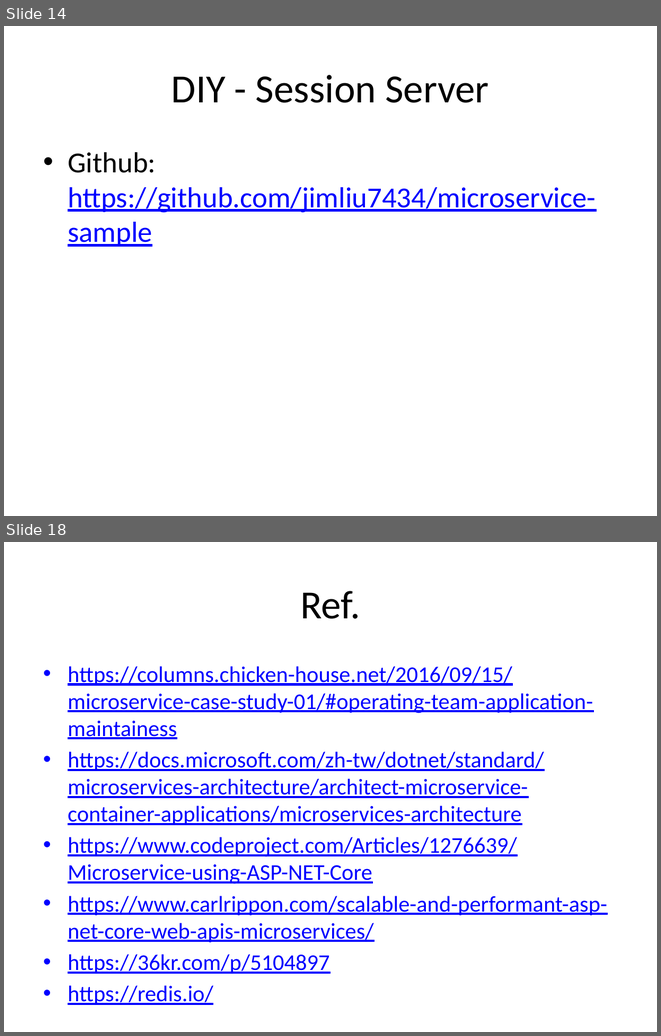
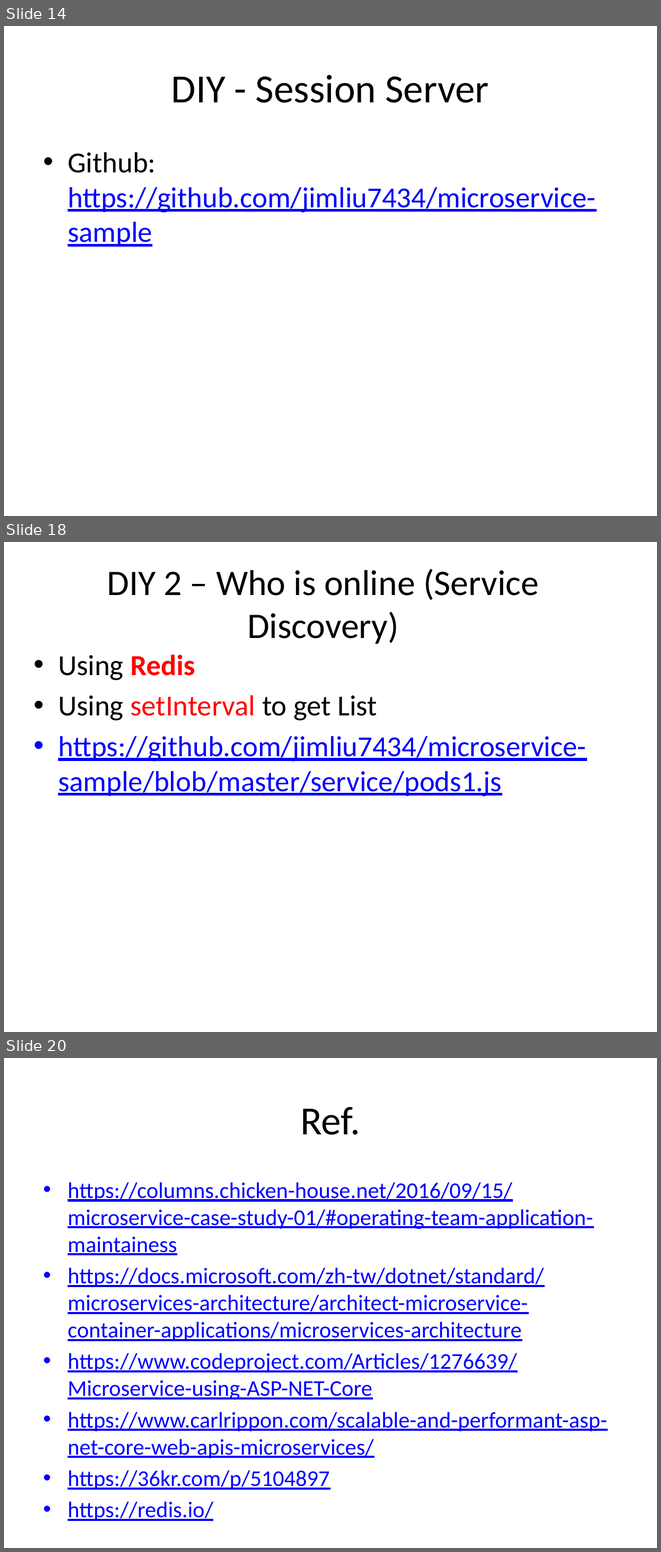
Before and after one commit to jimliu7434/microservice-sample, a slide deck: Microservice.pptx. Shown one above the other, each under a label of ours: slides 14 and 18 before the commit, slides 14, 18 and 20 after it; the slides between them are not shown. The pictures are 661x1036 and 661x1552 pixels, drawn with LibreOffice and Linux fonts; fonts in the diff are those of the drawing. Boxes give left, top, right and bottom in pixels: in the first picture for what was removed or moved away, otherwise in the second. Text is boxed around its words. In the diff, an @@ line names an element or a change of style, - is before the commit and + after.

```diff
--- a/Microservice.pptx
+++ b/Microservice.pptx
@@ slide 18 added at <box>4,542,657,1032</box>, background #FFFFFF @@
@@ title added at <box>107,568,539,644</box>, 39.6 pt, text #000000 @@
+DIY 2 – Who is online (Service Discovery)
@@ text added at <box>58,654,586,796</box>, 32 pt, text #0000FF, underline @@
+• Using Redis
+• Using setInterval to get List
+• https://github.com/jimliu7434/microservice-sample/blob/master/service/pods1.js
@@ what was slide 18 is now slide 20 @@
```
Also in this commit, not shown: 3 slides changed, 1 other slide added.
